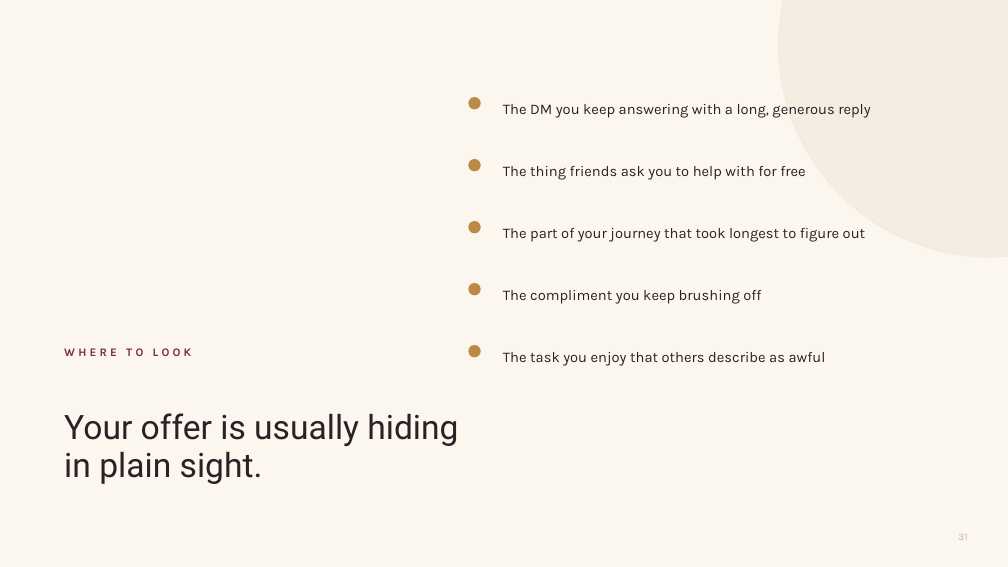
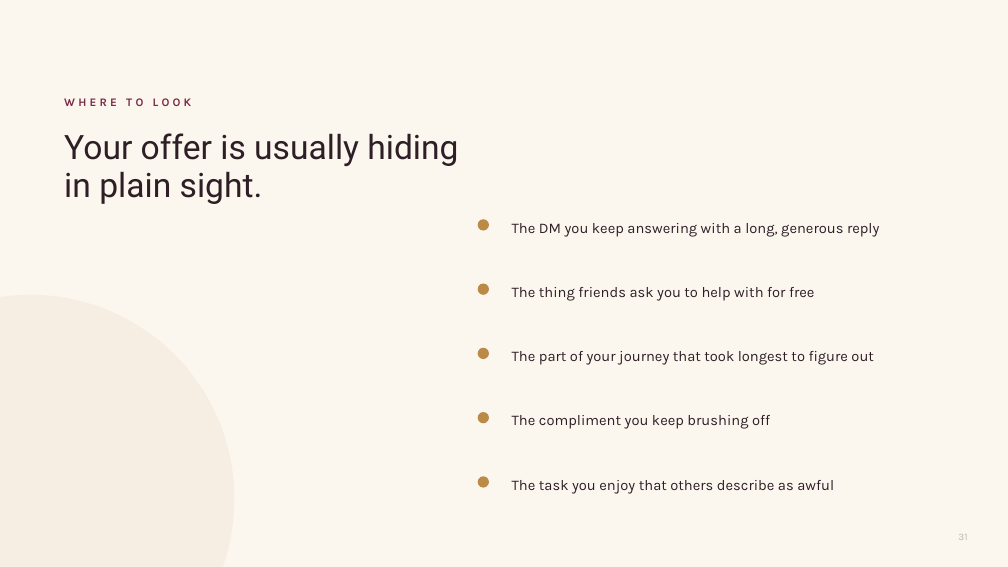
Before and after one commit to genasbury12/blb-site, a slide deck: slide 31 of BLB-Course-Deck-Template.pptx. Drawn at 1008x567 pixels with LibreOffice and Linux fonts; fonts in the diff are those of the drawing. Boxes give left, top, right and bottom in pixels: in the first picture for what was removed or moved away, otherwise in the second. Text is boxed around its words. In the diff, an @@ line names an element or a change of style, - is before the commit and + after.

```diff
--- a/BLB-Course-Deck-Template.pptx
+++ b/BLB-Course-Deck-Template.pptx
@@ text "WHERE TO LOOK": place and size @@
-text "WHERE TO LOOK" at [64,348,192,356]
+text "WHERE TO LOOK" at [64,98,192,106]
@@ text "WHERE TO LOOK" at [64,98,192,106]: vertical alignment middle to top @@
@@ ellipse removed at [469,98,480,109] @@
@@ text "Your offer is usually hiding ..." at [64,133,458,204]: vertical alignment middle to top @@
@@ text "Your offer is usually hiding ...": place and size @@
-text "Your offer is usually hiding ..." at [64,413,458,484]
+text "Your offer is usually hiding ..." at [64,133,458,204]
@@ text "The DM you keep answering ...": place and size @@
-text "The DM you keep answering ..." at [503,104,870,118]
+text "The DM you keep answering ..." at [512,223,879,237]
@@ ellipse: place and size @@
-ellipse at [469,160,480,171]
+ellipse at [478,219,489,231]
@@ text "The thing friends ask you ...": place and size @@
-text "The thing friends ask you ..." at [503,166,805,180]
+text "The thing friends ask you ..." at [512,287,814,301]
@@ ellipse: place and size @@
-ellipse at [779,0,1008,257]
+ellipse at [0,295,234,567]
@@ ellipse at [0,295,234,567]: fill #F4EBDE at 75% opacity to #F4EBDE at 70% opacity; outline #F4EBDE 1 pt to none @@
@@ ellipse: place and size @@
-ellipse at [469,222,480,233]
+ellipse at [478,284,489,295]
@@ ellipse: place and size @@
-ellipse at [469,284,480,295]
+ellipse at [478,348,489,359]
@@ text "The part of your journey ...": place and size @@
-text "The part of your journey ..." at [503,228,865,242]
+text "The part of your journey ..." at [512,351,873,365]
@@ outline #BC8A47 1 pt to none in 4 elements at [478,219,489,231], [478,284,489,295], [478,348,489,359], [478,412,489,423] @@
@@ ellipse: place and size @@
-ellipse at [469,346,480,357]
+ellipse at [478,412,489,423]
@@ text "The compliment you keep brushing ...": place and size @@
-text "The compliment you keep brushing ..." at [503,290,761,304]
+text "The compliment you keep brushing ..." at [512,415,770,429]
@@ ellipse added at [478,476,489,488], fill #BC8A47 @@
@@ text "The task you enjoy that ...": place and size @@
-text "The task you enjoy that ..." at [503,352,826,366]
+text "The task you enjoy that ..." at [512,480,834,494]
```
Also in this commit, not shown: 99 other slides changed, 1 other file.
